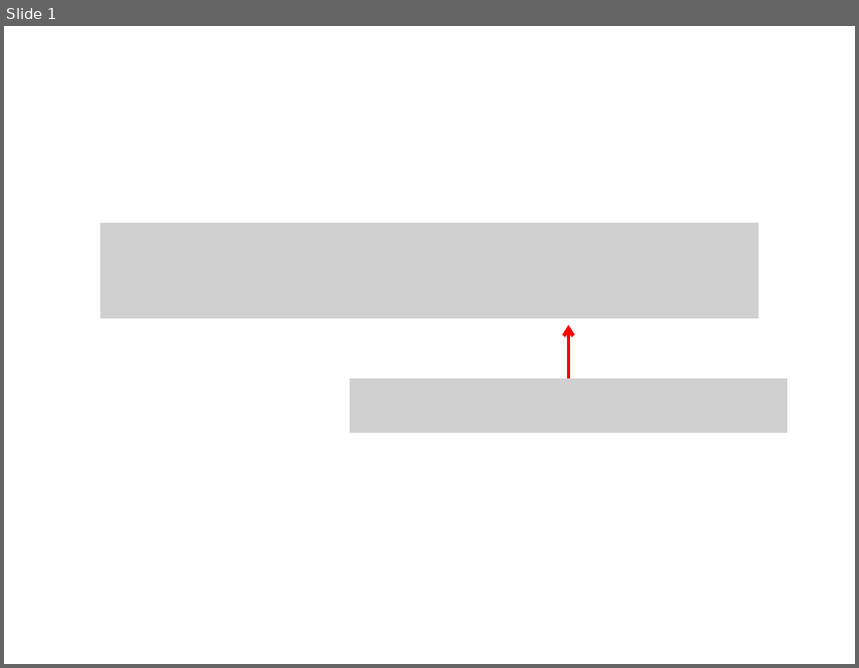
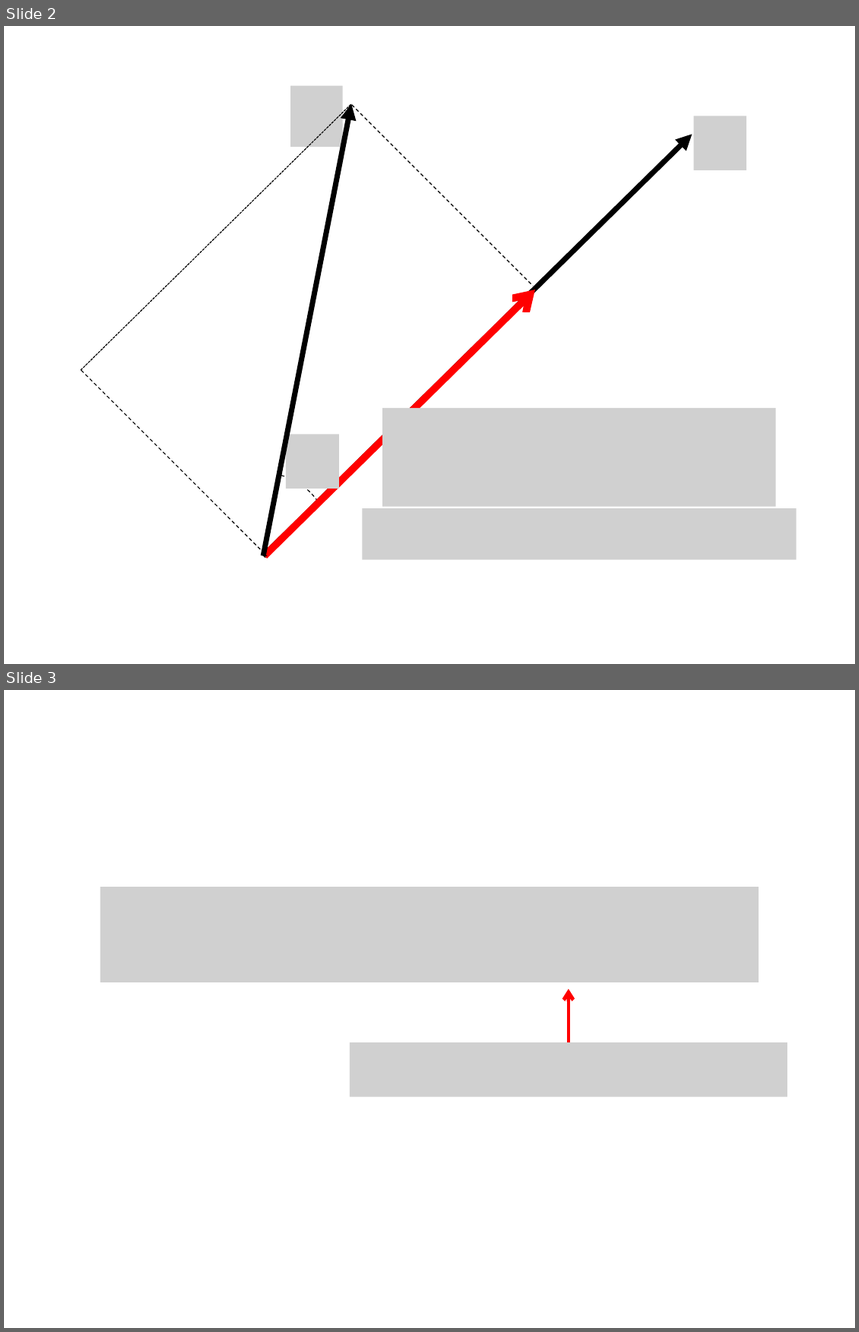
Before and after one commit to answeredbyablemind/answeredbyablemind.github.io, a slide deck: pics/2020-11-23-gram_schmidt/pics.pptx. Shown one above the other, each under a label of ours: slide 1 before the commit, slides 2 and 3 after it. The pictures are 859x668 and 859x1332 pixels, drawn with LibreOffice and Linux fonts; fonts in the diff are those of the drawing; grey boxes stand for pictures. Boxes give left, top, right and bottom in pixels: in the first picture for what was removed or moved away, otherwise in the second. Text is boxed around its words. In the diff, an @@ line names an element or a change of style, - is before the commit and + after.

```diff
--- a/pics/2020-11-23-gram_schmidt/pics.pptx
+++ b/pics/2020-11-23-gram_schmidt/pics.pptx
@@ slide 2 added at (x1=4, y1=26, x2=855, y2=664), background #FFFFFF @@
@@ picture added at (x1=291, y1=85, x2=343, y2=147) @@
@@ line added from (81, 371) to (351, 104), #000000 0.75 pt dashed @@
@@ arrow added from (264, 556) to (351, 104), #000000 4.5 pt @@
@@ line added from (352, 105) to (534, 287), #000000 0.75 pt dashed @@
@@ picture added at (x1=693, y1=116, x2=747, y2=170) @@
@@ arrow added from (264, 556) to (692, 134), #000000 4.5 pt @@
@@ arrow added from (265, 556) to (535, 290), #FF0000 6 pt @@
@@ line added from (82, 371) to (267, 556), #000000 0.75 pt dashed @@
@@ picture added at (x1=382, y1=408, x2=776, y2=507) @@
@@ picture added at (x1=286, y1=435, x2=339, y2=489) @@
@@ arc (boxed as its full ellipse) added at (x1=197, y1=473, x2=330, y2=606), outline #000000 0.75 pt dashed @@
@@ picture added at (x1=363, y1=509, x2=797, y2=560) @@
@@ what was slide 1 is now slide 3 @@
```
Also in this commit, not shown: 1 other slide added, 1 other file.
